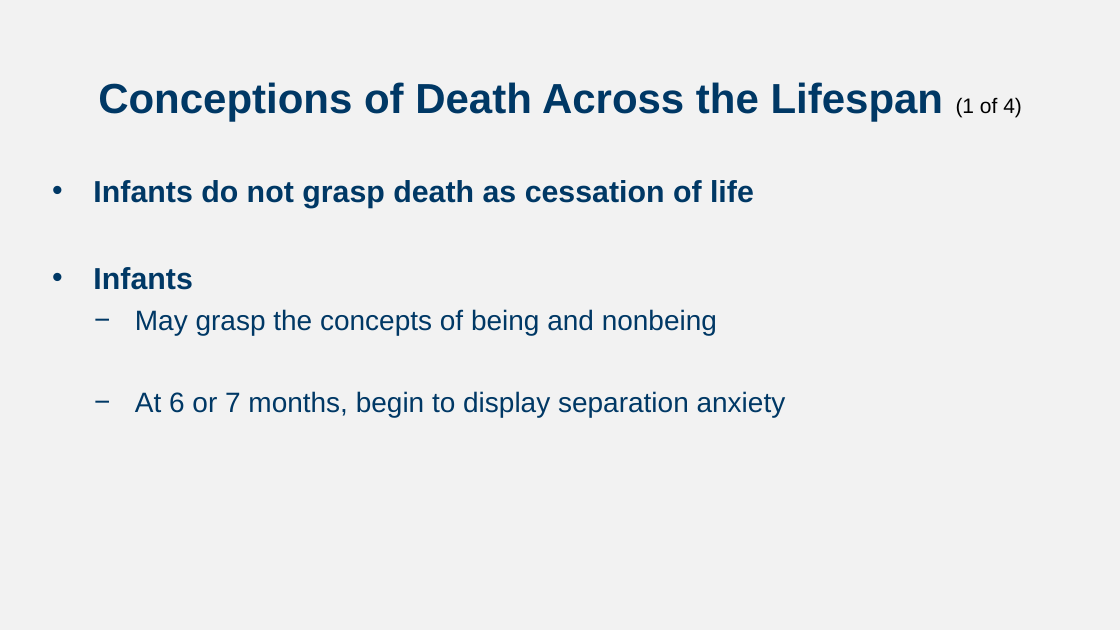
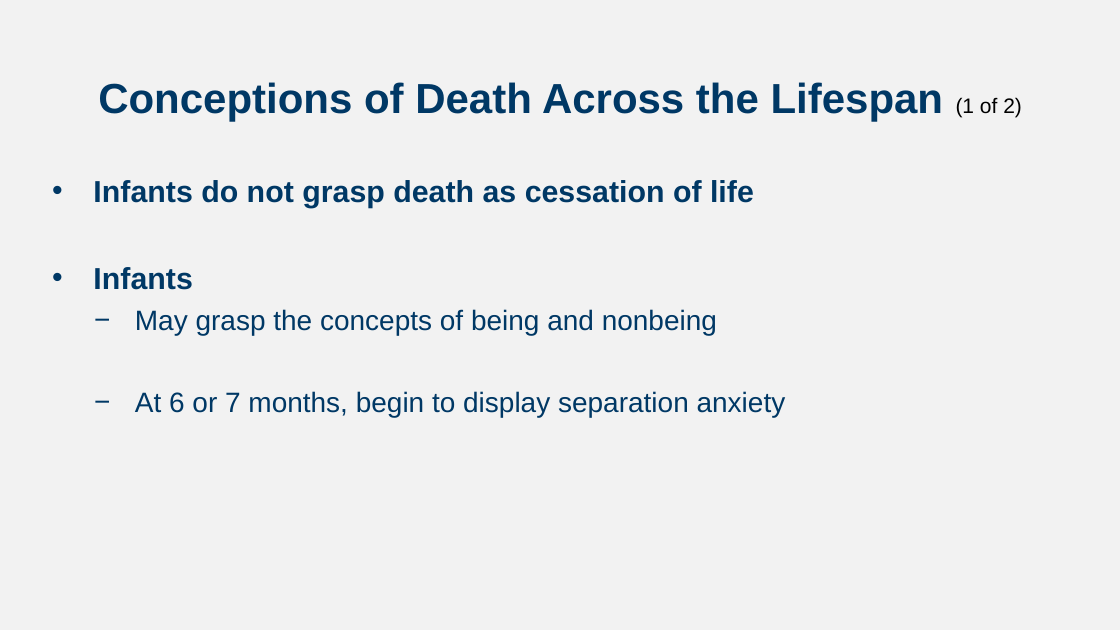
Before and after one commit to npm27/Teaching-Materials, a slide deck: slide 24 of Developmental Spring 24/Slides/Chapter 16.pptx (slide 21 before the commit). Drawn at 1120x630 pixels with LibreOffice and Linux fonts; fonts in the diff are those of the drawing. Boxes give left, top, right and bottom in pixels: in the first picture for what was removed or moved away, otherwise in the second. Text is boxed around its words. In the diff, an @@ line names an element or a change of style, - is before the commit and + after.

```diff
--- a/Developmental Spring 24/Slides/Chapter 16.pptx
+++ b/Developmental Spring 24/Slides/Chapter 16.pptx
@@ title at (x1=98, y1=82, x2=1022, y2=121): text changed @@
-Conceptions of Death Across the Lifespan (1 of 4)
+Conceptions of Death Across the Lifespan (1 of 2)
```
Also in this commit, not shown: 10 other slides changed, 8 slides added, 6 slides removed, 16 other files.
